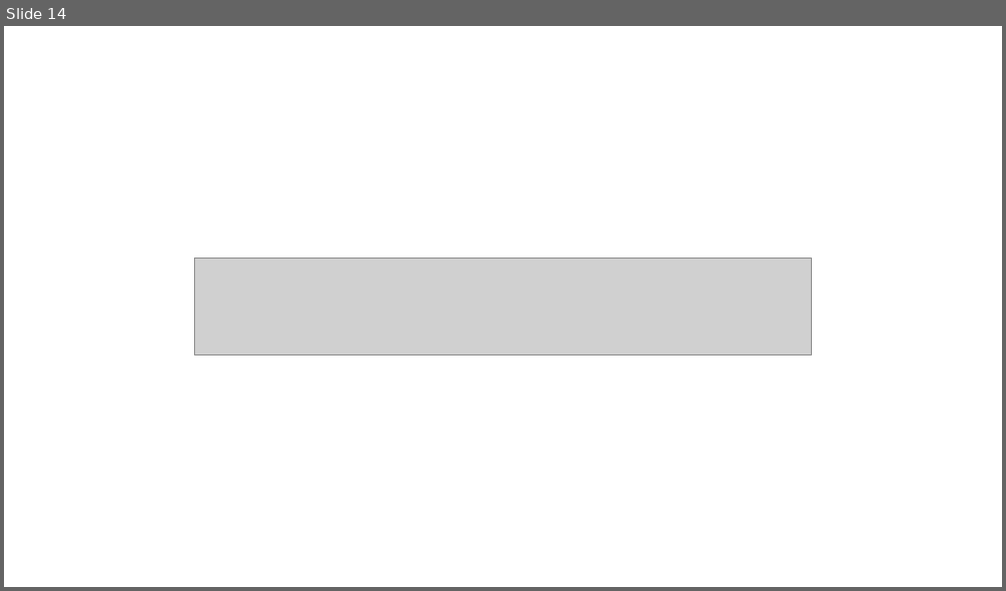
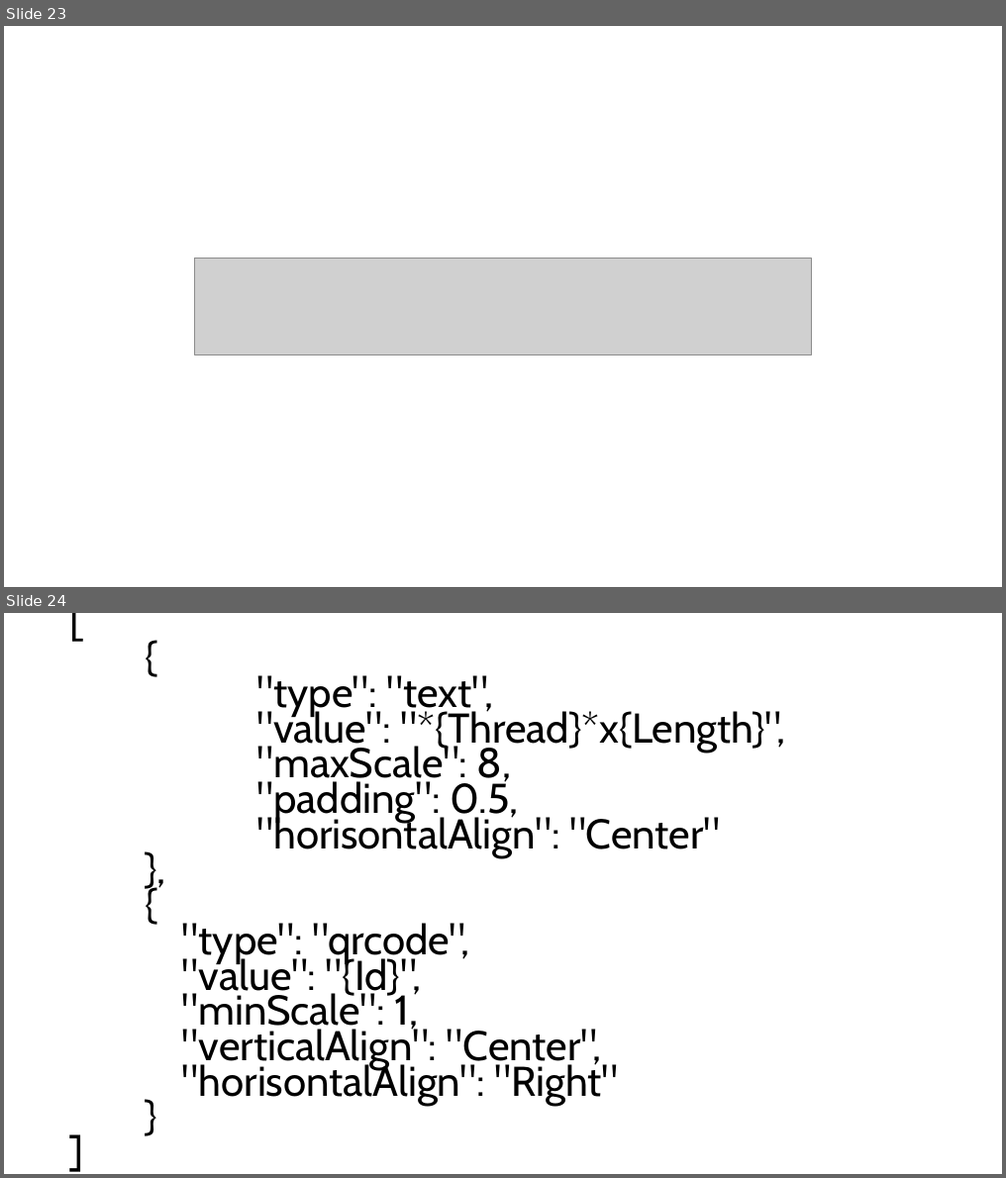
Before and after one commit to TheEinfachFelix/Invenfinity, a slide deck: docs/InvenfinityPresi.pptx. Shown one above the other, each under a label of ours: slide 14 before the commit, slides 23 and 24 after it. The pictures are 1006x591 and 1006x1178 pixels, drawn with LibreOffice and Linux fonts; fonts in the diff are those of the drawing; grey boxes stand for pictures. Boxes give left, top, right and bottom in pixels: in the first picture for what was removed or moved away, otherwise in the second. Text is boxed around its words. In the diff, an @@ line names an element or a change of style, - is before the commit and + after.

```diff
--- a/docs/InvenfinityPresi.pptx
+++ b/docs/InvenfinityPresi.pptx
@@ slide 24 added at (4, 613, 1002, 1174), background #FFFFFF @@
@@ text added at (182, 675, 785, 1106), 40 pt, text #000000 @@
+[
+{
+"type": "text",
+"value": "*{Thread}*x{Length}",
+"maxScale": 8,
+"padding": 0.5,
+"horisontalAlign": "Center"
+},
+{
+"type": "qrcode",
+"value": "{Id}",
+"minScale": 1,
+"verticalAlign": "Center",
+"horisontalAlign": "Right"
+}
+]
@@ what was slide 14 is now slide 23 @@
```
Also in this commit, not shown: 10 other slides added, 2 other files.
